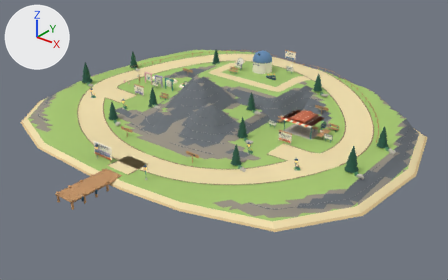
Two versions of the glTF model static/models/projects.glb, one commit apart.
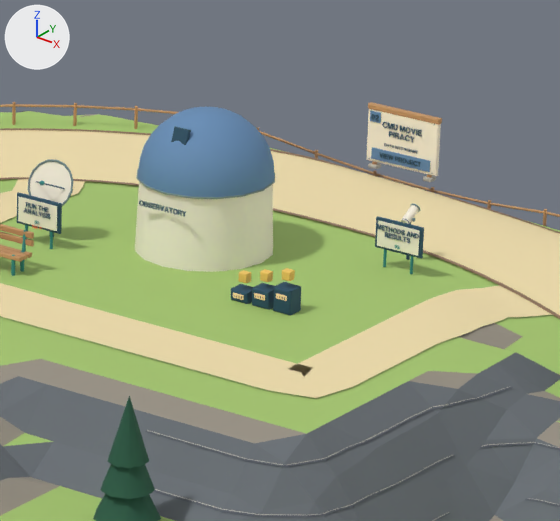
The first picture shows the older version from a 50 mm camera at (70.6, -86.7, 50.4) aimed at (4.5, -4.1, -0.8). The close-ups show the older and then the newer version on the part from 52% to 70% of the width and 13% to 39% of the height of that picture. Only the edits that show in the close-ups are written down. The axes (+X, +Y, +Z) are drawn at upper left. The lights are the same throughout. Where no turn or scale is listed for an object, it has been applied to the vertices.

The first close-up shows 'district_research_navy', 'occluder_highlands_tree_7_-1_highlandsPine', 'occluder_research_dome_blue', 'occluder_research_observatory_ivory', 'static_grass', 'static_highlandsCliff', 'static_highlandsRock', 'static_highlandsStrataDark', 'static_highlandsTrailEdge', 'static_sand', 'static_wood', 'station_research:research_blue', 'station_research:research_ivory', 'station_research:research_navy', 'station_research:research_stone', 'station_research:research_wood' and 18 more.
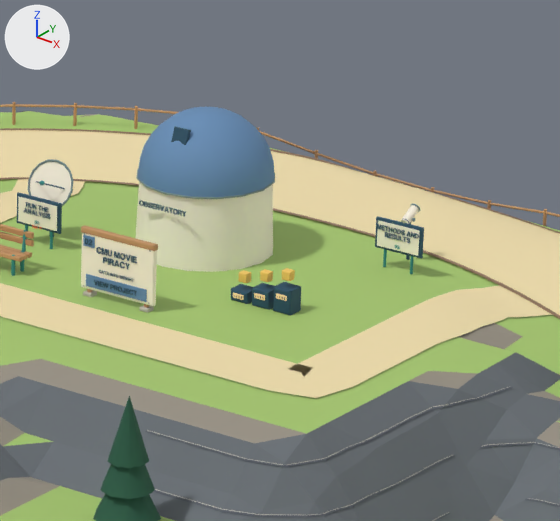
Patch to the scene script:
```diff
--- a/static/models/projects.glb.py
+++ b/static/models/projects.glb.py
@@ ob_station_research_research_wood @@
 ob_station_research_research_wood.parent = ob_station_research_research
-ob_station_research_research_wood.location = (0.0, 10.95, 1.877)
+ob_station_research_research_wood.location = (0.0, -4.0, 1.877)
 ob_station_research_research_wood.scale = (1.31, 1.31, 1.31)
@@ ob_station_research_research_stone @@
 ob_station_research_research_stone.parent = ob_station_research_research
-ob_station_research_research_stone.location = (0.0, 10.95, 0.905)
+ob_station_research_research_stone.location = (0.0, -4.0, 0.905)
 ob_station_research_research_stone.scale = (1.17, 1.17, 1.17)
@@ ob_station_research_research_ivory @@
 ob_station_research_research_ivory.parent = ob_station_research_research
-ob_station_research_research_ivory.location = (0.0, 10.95, 1.95)
+ob_station_research_research_ivory.location = (0.0, -4.0, 1.95)
 ob_station_research_research_ivory.scale = (1.3, 1.3, 1.3)
@@ ob_station_research_research_blue @@
 ob_station_research_research_blue = bpy.data.objects.new('station_research:research_blue', me_mesh_68)
-ob_station_research_research_blue.location = (-0.05, 24.84, 7.57)
+ob_station_research_research_blue.location = (-0.05, 9.89, 7.57)
@@ ob_station_research_research_navy @@
 ob_station_research_research_navy = bpy.data.objects.new('station_research:research_navy', me_mesh_69)
-ob_station_research_research_navy.location = (-0.18, 24.82, 7.59)
+ob_station_research_research_navy.location = (-0.18, 9.87, 7.59)
```

Location of each change, [x1, y1, x2, y2] in pixels of the close-ups (560 x 521 px):
'station_research:research_ivory', moved
    before: [366, 109, 441, 176]
    after: [81, 233, 157, 306]
'station_research:research_blue', moved
    before: [370, 111, 430, 172]
    after: [83, 235, 147, 302]
'station_research:research_wood', moved
    before: [368, 102, 442, 178]
    after: [81, 225, 158, 308]
'station_research:research_navy', moved
    before: [371, 114, 422, 167]
    after: [84, 238, 137, 296]
'station_research:research_stone', moved
    before: [368, 163, 436, 182]
    after: [83, 290, 154, 313]
